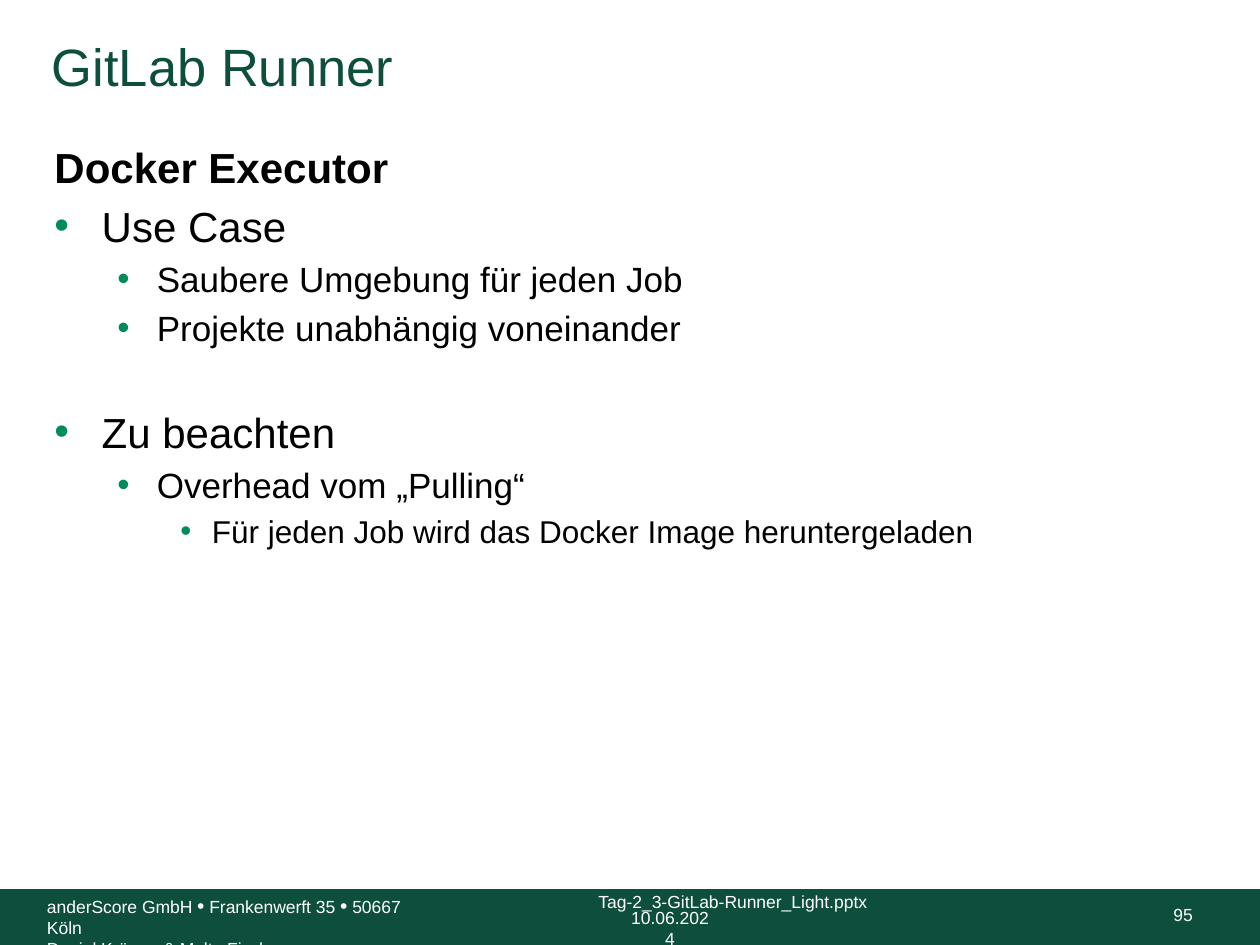
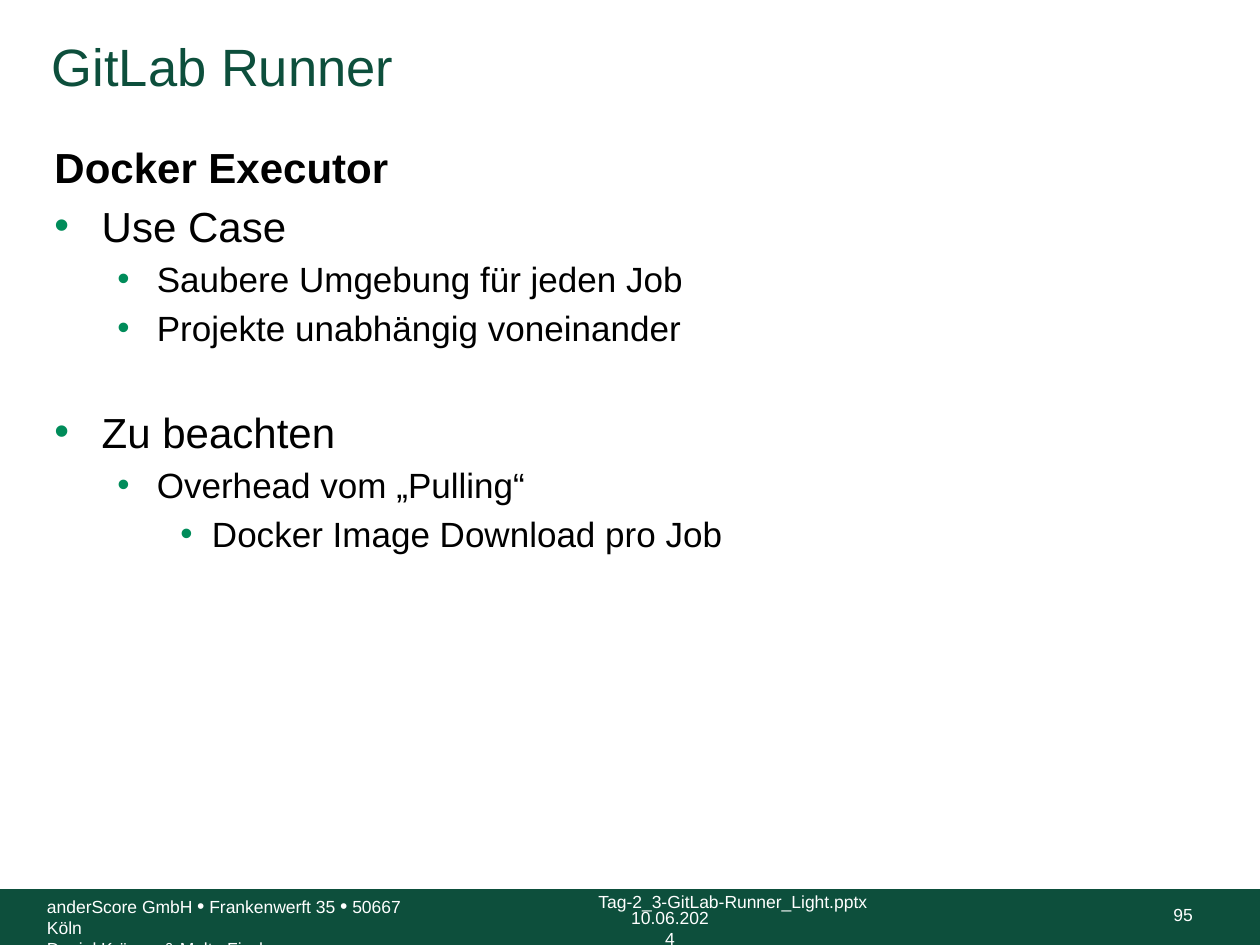
Before and after one commit to anderscore-gmbh/gitlab, a slide deck: slide 95 of slides/Tag-2_3-GitLab-Runner_Light.pptx. Drawn at 1260x945 pixels with LibreOffice and Linux fonts; fonts in the diff are those of the drawing; background and template pictures are left out. Boxes give left, top, right and bottom in pixels: in the first picture for what was removed or moved away, otherwise in the second. Text is boxed around its words. In the diff, an @@ line names an element or a change of style, - is before the commit and + after.

```diff
--- a/slides/Tag-2_3-GitLab-Runner_Light.pptx
+++ b/slides/Tag-2_3-GitLab-Runner_Light.pptx
@@ text at [212,521,722,554]: text changed; size 18 to 20 pt @@
-    • Für jeden Job wird das Docker Image heruntergeladen
+    • Docker Image Download pro Job
```
Also in this commit, not shown: 67 other slides changed.
